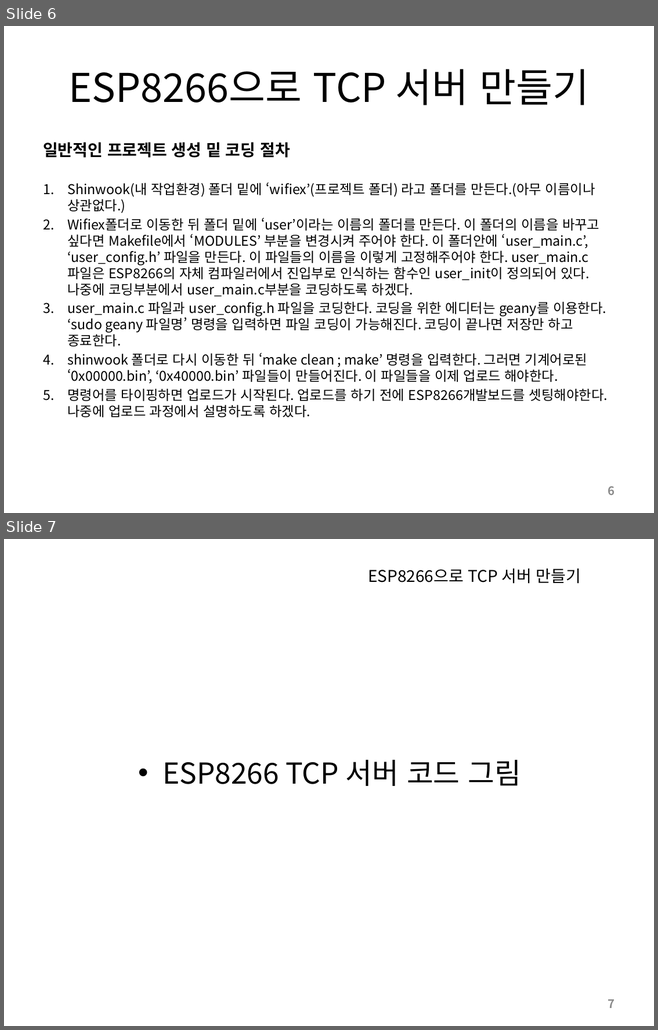
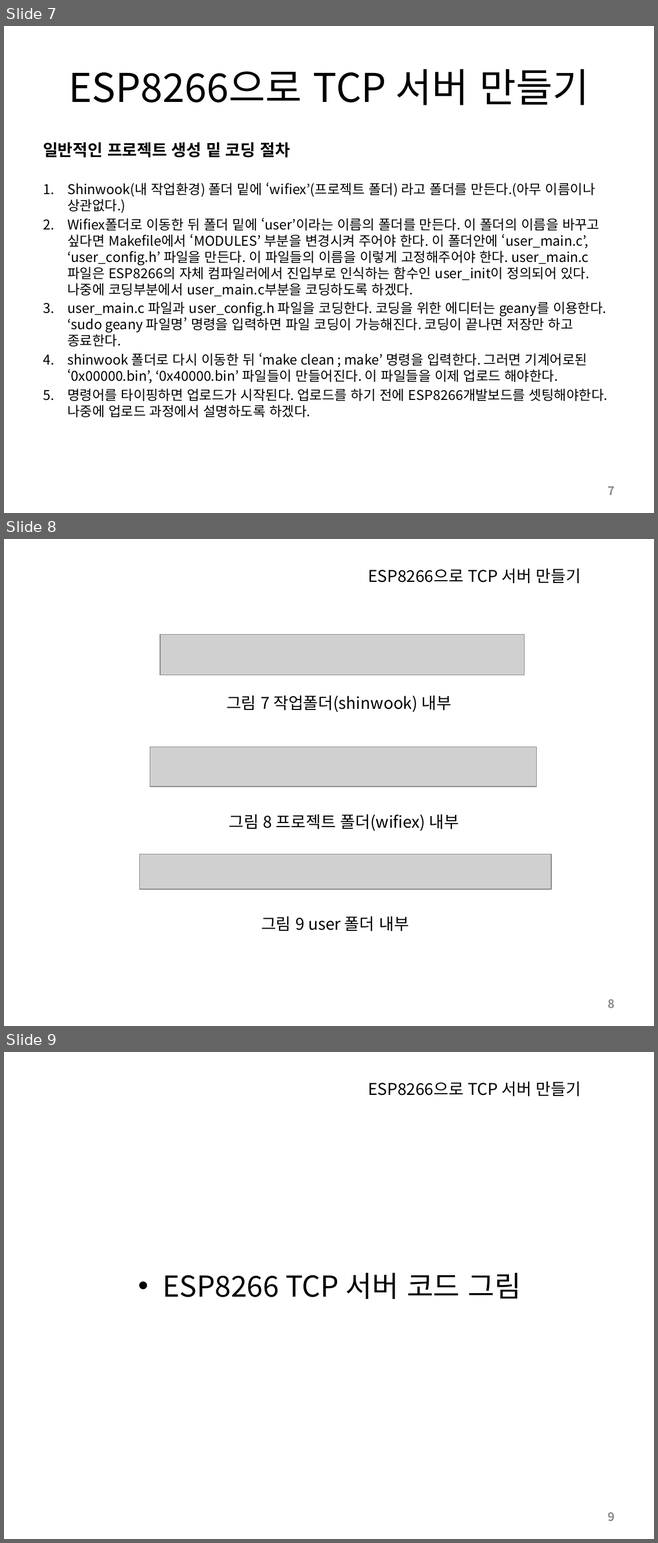
Before and after one commit to SleeperKKY/ESP8266, a slide deck: ESP8266 Direct Coding.pptx. Shown one above the other, each under a label of ours: slides 6 and 7 before the commit, slides 7, 8 and 9 after it. The pictures are 658x1030 and 658x1543 pixels, drawn with LibreOffice and Linux fonts; fonts in the diff are those of the drawing; grey boxes stand for pictures. Boxes give left, top, right and bottom in pixels: in the first picture for what was removed or moved away, otherwise in the second. Text is boxed around its words. In the diff, an @@ line names an element or a change of style, - is before the commit and + after.

```diff
--- a/ESP8266 Direct Coding.pptx
+++ b/ESP8266 Direct Coding.pptx
@@ slide 8 added at [4,539,654,1026], background #FFFFFF @@
@@ title added at [368,569,581,584], 18 pt, text #000000 @@
+ESP8266으로 TCP 서버 만들기
@@ picture added at [160,635,524,675] @@
@@ text added at [226,696,451,712], 18 pt, text #000000 @@
+그림 7 작업폴더(shinwook) 내부
@@ picture added at [150,747,536,787] @@
@@ text added at [229,815,459,831], 18 pt, text #000000 @@
+그림 8 프로젝트 폴더(wifiex) 내부
@@ picture added at [140,854,551,889] @@
@@ text added at [261,917,409,932], 18 pt, text #000000 @@
+그림 9 user 폴더 내부
@@ page number added at [608,1000,615,1008], 13 pt, text #8C8C8C, bold @@
+8
@@ what was slide 6 is now slide 7 @@
@@ page number at [608,487,615,495]: text changed @@
-6
+7
@@ what was slide 7 is now slide 9 @@
@@ page number at [608,1513,615,1521]: text changed @@
-7
+9
```
Also in this commit, not shown: 6 slides changed, 1 other slide added.
